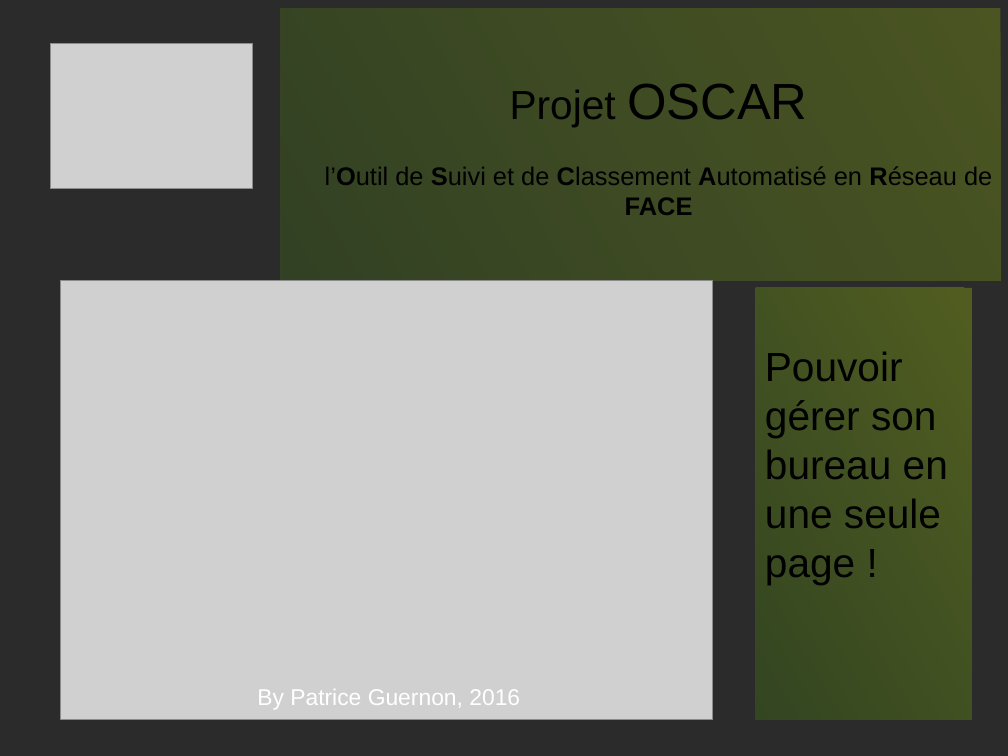
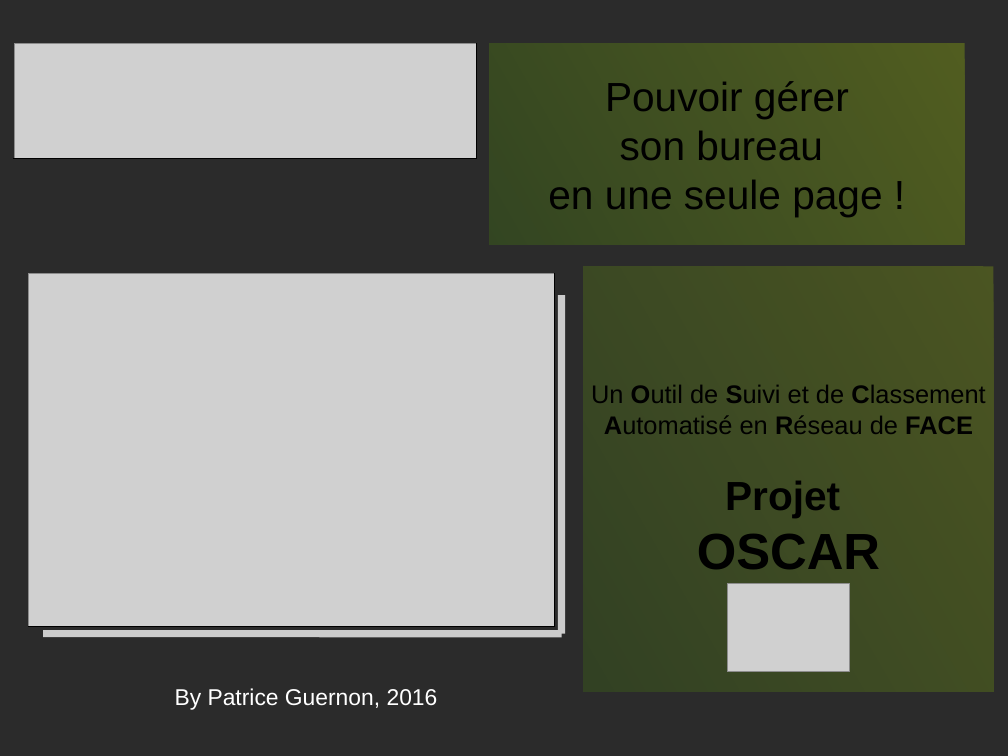
Before and after one commit to PatdeMessac/projets_certif, a slide deck: slide 1 of FACE/Presentation_projet.odp. Drawn at 1008x756 pixels with LibreOffice and Linux fonts; fonts in the diff are those of the drawing; grey boxes stand for pictures; background and template pictures are left out; a plain dark background stands for a picture behind light text. Boxes give left, top, right and bottom in pixels: in the first picture for what was removed or moved away, otherwise in the second. Text is boxed around its words. In the diff, an @@ line names an element or a change of style, - is before the commit and + after.

```diff
--- a/FACE/Presentation_projet.odp
+++ b/FACE/Presentation_projet.odp
@@ picture: place and size @@
-picture at [50,43,252,188]
+picture at [15,43,477,158]
@@ line added from (477, 43) to (477, 158), #000000 0 pt @@
@@ rectangle "Pouvoir gérer": place and size @@
-rectangle "Pouvoir gérer" at [756,288,972,720]
+rectangle "Pouvoir gérer" at [489,43,965,244]
@@ rectangle "Pouvoir gérer" at [489,43,965,244]: vertical alignment top to middle @@
@@ text in rectangle at [548,81,882,216]: text changed @@
-Pouvoir gérer son bureau en une seule page !
+Pouvoir gérer
+son bureau
+en une seule page !
@@ line added from (13, 158) to (477, 158), #000000 0 pt @@
@@ title "Un Outil de Suivi et ...": place and size @@
-title "Un Outil de Suivi et ..." at [281,8,1001,281]
+title "Un Outil de Suivi et ..." at [584,266,994,692]
@@ picture: place and size @@
-picture at [60,281,713,719]
+picture at [28,273,554,627]
@@ line added from (554, 273) to (554, 627), #000000 0 pt @@
@@ line added from (562, 295) to (562, 634), #CCCCCC 5.67 pt @@
@@ title at [591,385,985,569]: text changed @@
-Projet OSCAR
-l’Outil de Suivi et de Classement Automatisé en Réseau de FACE
+Un Outil de Suivi et de Classement Automatisé en Réseau de FACE
+Projet
+OSCAR
@@ picture added at [727,584,850,672] @@
@@ line added from (28, 627) to (554, 627), #000000 0 pt @@
@@ line added from (43, 634) to (562, 634), #CCCCCC 5.67 pt @@
@@ text "By Patrice Guernon, 2016": place and size @@
-text "By Patrice Guernon, 2016" at [257,689,520,709]
+text "By Patrice Guernon, 2016" at [175,688,438,710]
```
Also in this commit, not shown: 5 other slides changed, 2 other files.
